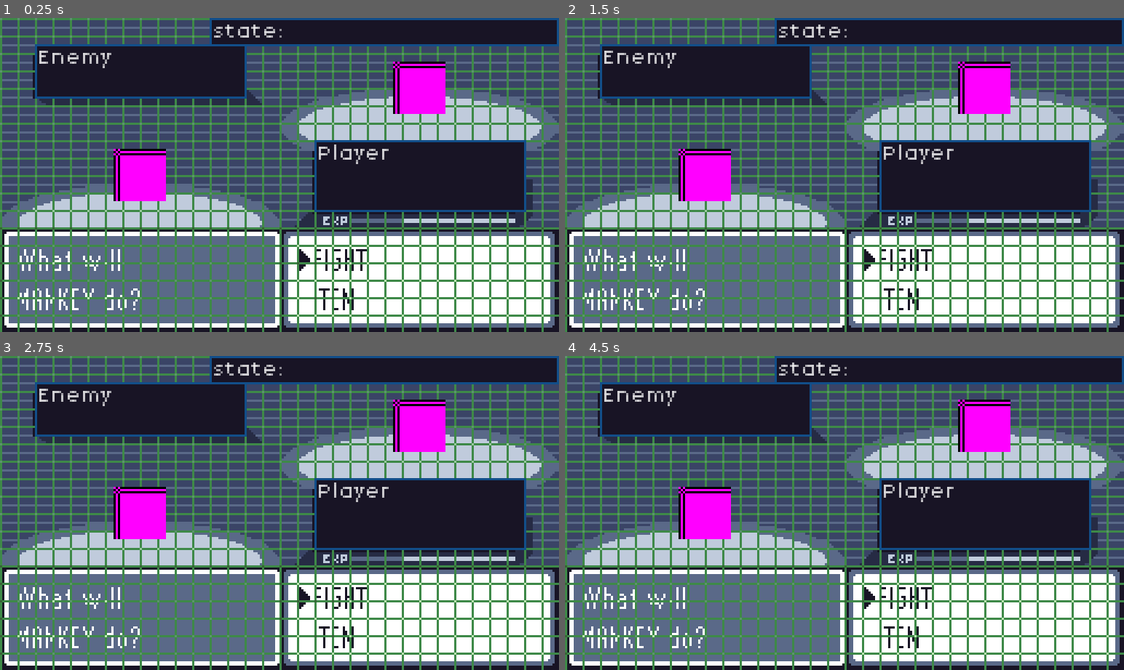
Above: before the commit, frames 1-4 (two rows, left to right).
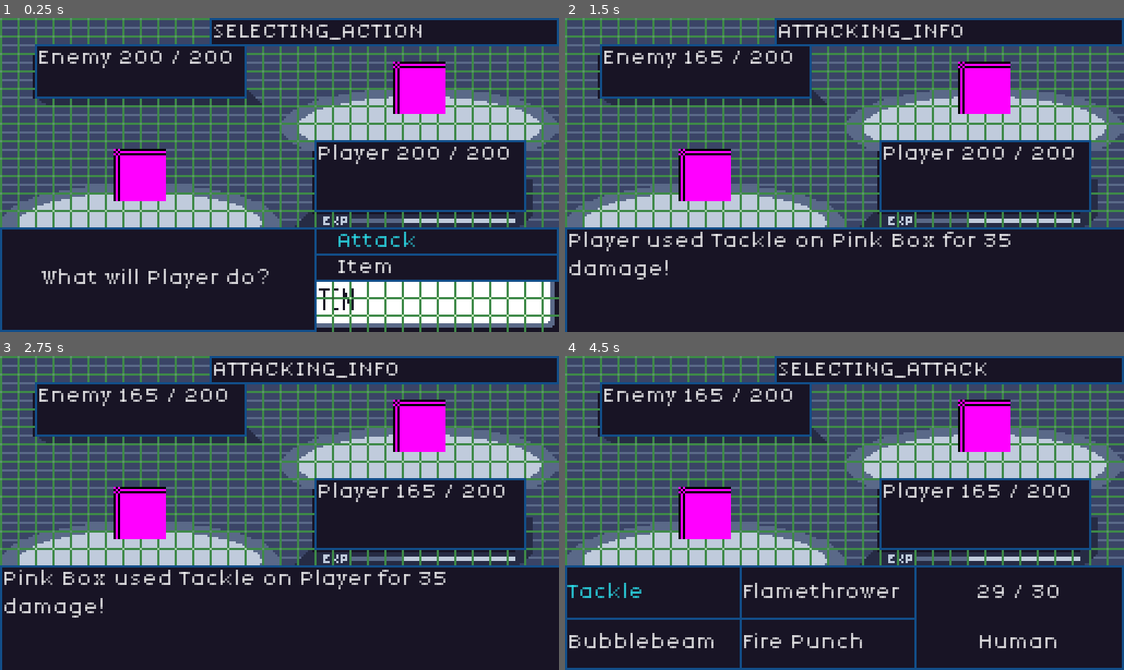
Above: after the commit, the same moments.

Repository: JakeTaussig/rpg-rougelike
Game: Godot game, scene res://scenes/battle.tscn
The game is run twice, just before and just after one commit, with the same random seed, the same clock (stepped at 60 frames per second) and the same inputs.
Inputs (mouse positions are in pixels of both pictures, inside the frame that each line leads up to):
- Up to frame 1 (0.25 s): no input
- Up to frame 2 (1.5 s): click (1001, 240) at 0.5 s, where only the run after the commit has a clickable "Attack"; click (654, 253) at 1.25 s, where only the run after the commit has a clickable "Tackle"
- Up to frame 3 (2.75 s): click (279, 616) at 2 s, where only the run after the commit has a clickable "Continue"
- Up to frame 4 (4.5 s): click (844, 616) at 2.75 s, where only the run after the commit has a clickable "Continue"; click (1001, 604) at 3.5 s, where only the run after the commit has a clickable "Item"; click (1001, 578) at 4.25 s, where only the run after the commit has a clickable "Attack"

The runs differ from the first frame. In frame 1, 26% of the frame differs, in the area x 0-100%, y 2-100%; in frame 2, 32%; in frame 3, 32%; in frame 4, 33%.
Error before the commit: Parse Error: Could not parse global class "BattleParticipant" from "res://scripts/battle_participant.gd". (res://scripts/battle.gd:83)

Commit message:
fixed bug in use_move function

Diff:
--- a/scripts/battle_participant.gd
+++ b/scripts/battle_participant.gd
@@ -42,20 +42,18 @@
 
 func use_move(index: int, target: BattleParticipant) -> Array:
 	var move = moves[index]
-  move.pp -= 1
+	move.pp -= 1
 	var attack_hit: bool = _does_attack_hit(move.acc)
 	if attack_hit:
-    var damage = 0
+		var damage = 0
 		if move.category == Move.MoveCategory.ATK:
 			damage = max(1, _attack(move, target, 1))
 			return [move, damage]
 		elif move.category == Move.MoveCategory.SP_ATK:
 			damage = max(1, _attack(move, target, 0))
 			return [move, damage]
-	else:
-		return [move, 0]
-	# Placeholder
-	return []
+	return [move, 0]
+
 
 func _does_attack_hit(accuracy: int):
 	accuracy = clamp(accuracy, 0, 100)
